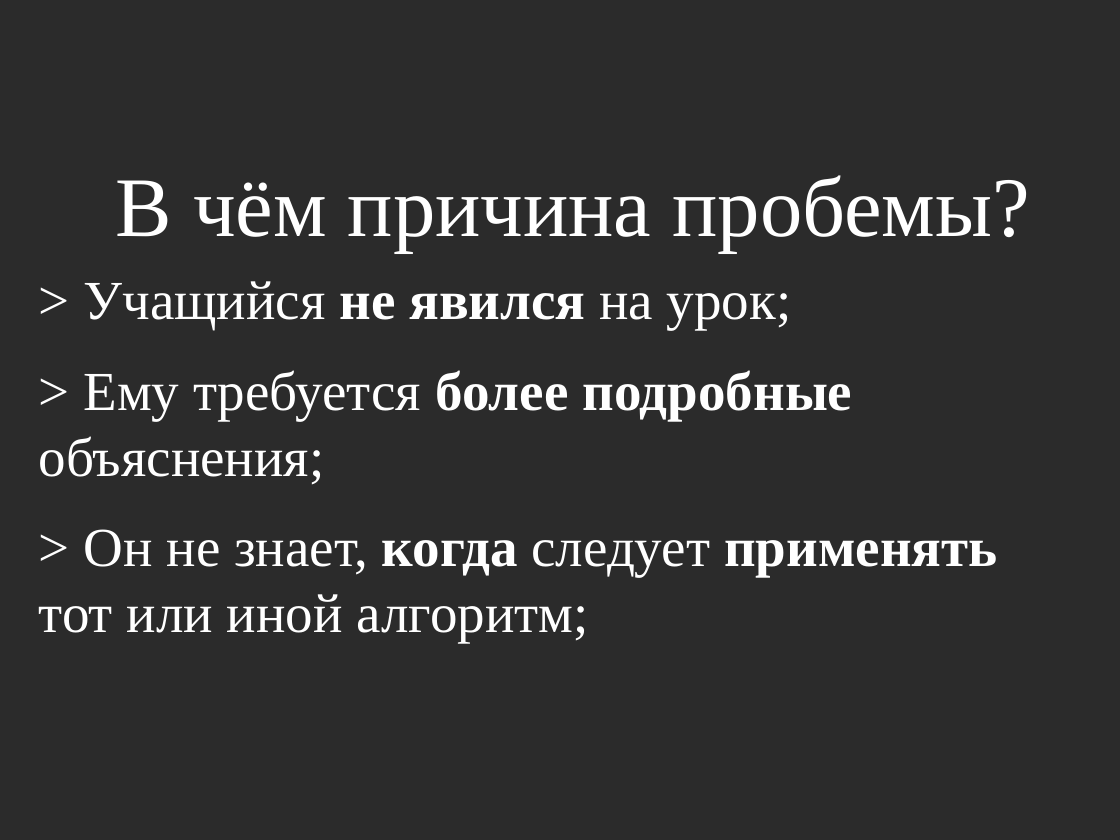
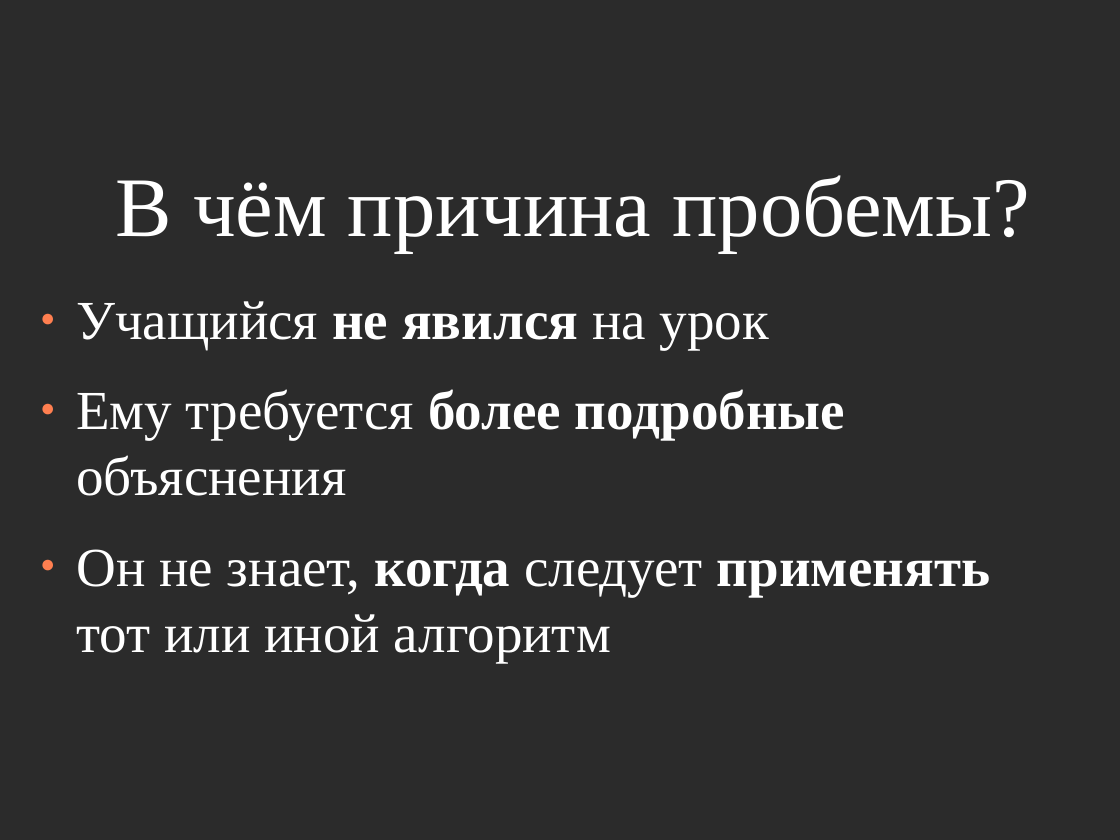
Before and after one commit to Mirovengil/school_project, a slide deck: slide 4 of project_page/Презентация/Шаблон.odp. Drawn at 1120x840 pixels with LibreOffice and Linux fonts; fonts in the diff are those of the drawing; background and template pictures are left out; a plain dark background stands for a picture behind light text. Boxes give left, top, right and bottom in pixels: in the first picture for what was removed or moved away, otherwise in the second. Text is boxed around its words. In the diff, an @@ line names an element or a change of style, - is before the commit and + after.

```diff
--- a/project_page/Презентация/Шаблон.odp
+++ b/project_page/Презентация/Шаблон.odp
@@ text at (76,301,990,662): text changed @@
-> Учащийся не явился на урок;
-> Ему требуется более подробные объяснения;
-> Он не знает, когда следует применять тот или иной алгоритм;
+● Учащийся не явился на урок
+● Ему требуется более подробные объяснения
+● Он не знает, когда следует применять тот или иной алгоритм
```
Also in this commit, not shown: 7 other slides changed, 3 slides added, 7 other files.
